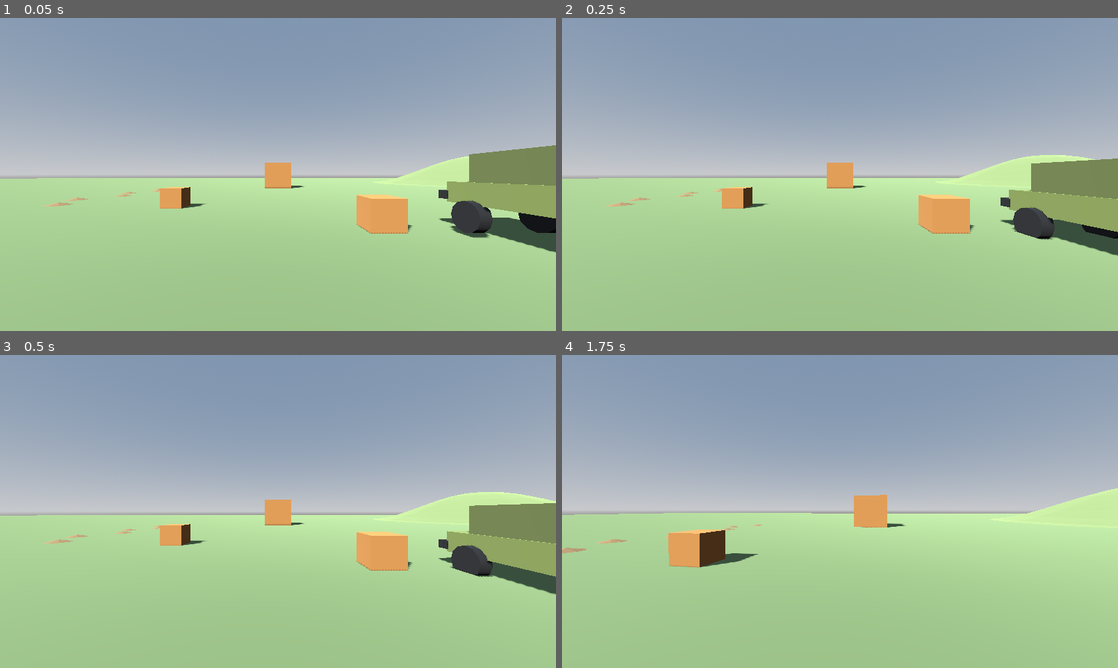
Above: before the commit, frames 1-4 (two rows, left to right).
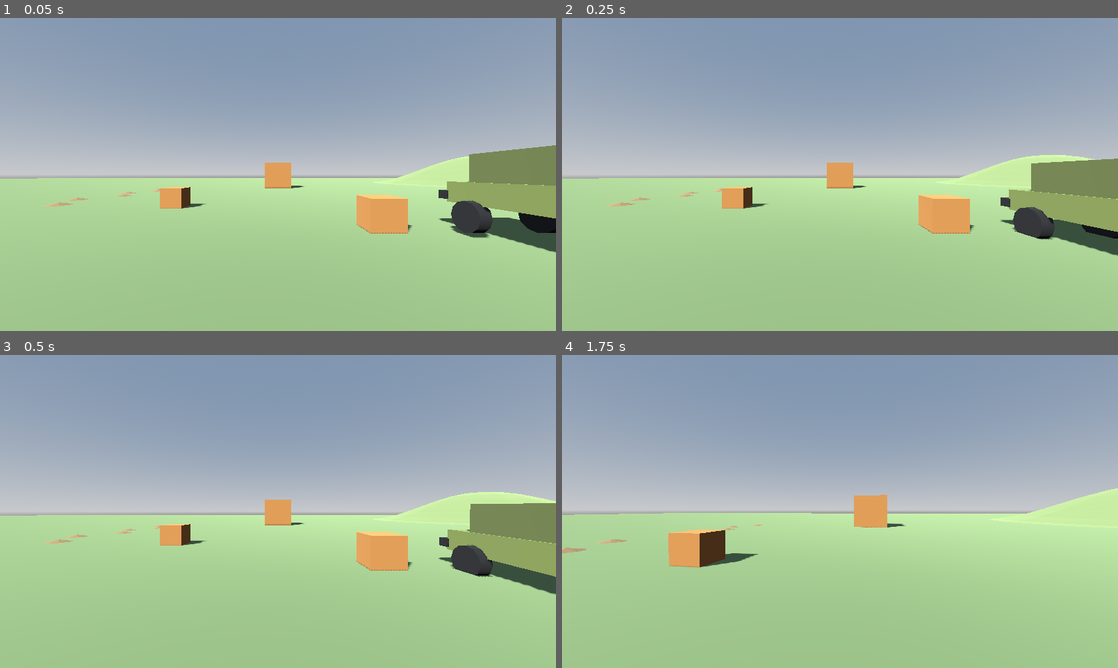
Above: after the commit, the same moments.

Repository: onukodesu/hands-on
Game: Godot game, scene res://scenes/main.tscn
Two runs of this game, one before a commit and one after it. Both use one fixed random seed, a clock stepped at 60 frames per second and the inputs below.
Inputs (mouse positions are in pixels of both pictures, inside the frame that each line leads up to):
- Up to frame 1 (0.05 s): no input
- Up to frame 2 (0.25 s): no input
- Up to frame 3 (0.5 s): no input
- Up to frame 4 (1.75 s): move the mouse to (867, 511) at 0.52 s; hold W (move_forward) from 0.53 s (still down); tap 4 (gear_drive) at 0.6 s; tap Space (jump) at 0.77, 1.52 s; move the mouse to (812, 511) at 1.27 s; tap 3 (gear_neutral) at 1.35 s

The runs differ from the first frame. In frame 2, less than 0.1% of the frame differs, in the area x 79-100%, y 44-71%; in frame 3, 0.3%, in the area x 78-100%, y 47-75%; in frame 4, nothing differs.

Commit message:
Realistic steering, understeer and coasting for the off-road vehicle
- Steering moves at a limited rate (center to full lock in 0.7 s) and returns
  at its own rate; max wheel angle 35° shrinks with speed (~3° at 90 km/h)
- Separate front/rear tire grip with realistic values (0.8/1.0) and a
  front-biased center of mass: the vehicle understeers instead of spinning;
  full-lock turn radius ~10 m at 30 km/h, ~37 m at 60, ~84 m at 90
- Center of mass raised to 0.35: 4-6° body roll out of turns, no rollovers
- Coasting: disable the project's default linear damp (0.1) on the vehicle and
  model rolling resistance and air drag as forces instead of a wheel brake;
  coasting from 30 km/h now lasts ~27 s
- All new tunables in data/vehicles/offroad.tres

Co-Authored-By: Claude Opus 5.5 <noreply@anthropic.com>

Diff:
--- a/data/vehicles/offroad.tres
+++ b/data/vehicles/offroad.tres
@@ -1,11 +1,12 @@
-[gd_resource type="Resource" script_class="VehicleStats" format=3]
+[gd_resource type="Resource" script_class="VehicleStats" format=3 uid="uid://nscsk2cphea4"]
 
-[ext_resource type="Script" path="res://scripts/vehicle/vehicle_stats.gd" id="1_stats"]
+[ext_resource type="Script" uid="uid://dn8iq3xcyi8hh" path="res://scripts/vehicle/vehicle_stats.gd" id="1_stats"]
 
 [resource]
 script = ExtResource("1_stats")
 mass = 1800.0
-center_of_mass_height = 0.0
+center_of_mass_height = 0.35
+center_of_mass_forward = 0.15
 all_wheel_drive = true
 engine_force = 7000.0
 reverse_force = 4000.0
@@ -17,10 +18,12 @@
 brake_force = 50.0
 handbrake_force = 80.0
 park_brake_force = 200.0
-rolling_resistance = 0.4
-max_steer_degrees = 32.0
-steer_speed_degrees = 100.0
-steer_limit_at_max_speed = 0.2
+rolling_resistance = 0.03
+air_drag = 0.8
+max_steer_degrees = 35.0
+steer_speed_degrees = 50.0
+steer_return_speed_degrees = 50.0
+steer_half_angle_speed_kmh = 28.0
 suspension_stiffness = 22.0
 suspension_rest_length = 0.45
 suspension_travel = 0.3
@@ -28,5 +31,6 @@
 damping_compression = 1.2
 damping_relaxation = 2.0
 wheel_radius = 0.42
-wheel_friction_slip = 4.0
+front_friction_slip = 0.8
+rear_friction_slip = 1.0
 wheel_roll_influence = 0.1
--- a/scripts/vehicle/vehicle.gd
+++ b/scripts/vehicle/vehicle.gd
@@ -9,6 +9,8 @@
 enum Gear { PARK, REVERSE, NEUTRAL, DRIVE }
 
 const MS_TO_KMH: float = 3.6
+## Below this speed (m/s) rolling resistance fades out, so a stopped vehicle doesn't jitter.
+const ROLLING_RESISTANCE_FADE_SPEED: float = 0.5
 const GEAR_LETTERS: Dictionary[Gear, String] = {
 	Gear.PARK: "P",
 	Gear.REVERSE: "R",
@@ -54,6 +56,7 @@
 var _steer: float = 0.0
 var _look_yaw: float = 0.0
 var _look_pitch: float = 0.0
+var _gravity: float = ProjectSettings.get_setting("physics/3d/default_gravity")
 
 @onready var _front_wheels: Array[VehicleWheel3D] = [$WheelFrontLeft, $WheelFrontRight]
 @onready var _rear_wheels: Array[VehicleWheel3D] = [$WheelRearLeft, $WheelRearRight]
@@ -135,17 +138,14 @@
 	if brake_pedal > 0.0:
 		# Godot ignores a wheel's brake while it has engine force.
 		engine = 0.0
-	brake_amount = maxf(brake_amount, stats.rolling_resistance)
 
 	# Without a driver the steering wheel stays where it was left.
 	if _driver != null:
-		var speed_ratio: float = clampf(absf(speed_kmh) / stats.max_speed_kmh, 0.0, 1.0)
-		var max_steer: float = deg_to_rad(stats.max_steer_degrees) \
-				* lerpf(1.0, stats.steer_limit_at_max_speed, speed_ratio)
-		_steer = move_toward(_steer, steer_input * max_steer, deg_to_rad(stats.steer_speed_degrees) * delta)
+		_steer = _next_steer(steer_input, speed_kmh, delta)
 
 	var handbrake: float = stats.handbrake_force if _handbrake_on else 0.0
 	_apply_controls(engine, brake_amount, handbrake)
+	_apply_resistance()
 
 
 ## Speed along the vehicle's forward axis; negative when rolling backwards.
@@ -192,10 +192,49 @@
 	return 0.0
 
 
+## Moves the front wheels toward where the driver steers, at a limited rate
+## (like turning a real steering wheel). The reachable angle shrinks with speed.
+func _next_steer(steer_input: float, speed_kmh: float, delta: float) -> float:
+	var speed_ratio: float = absf(speed_kmh) / stats.steer_half_angle_speed_kmh
+	var max_steer: float = deg_to_rad(stats.max_steer_degrees) / (1.0 + speed_ratio * speed_ratio)
+	var target: float = steer_input * max_steer
+	var returning: bool = absf(target) < absf(_steer) or target * _steer < 0.0
+	var rate_degrees: float = stats.steer_return_speed_degrees if returning else stats.steer_speed_degrees
+	return move_toward(_steer, target, deg_to_rad(rate_degrees) * delta)
+
+
+## Rolling resistance and air drag as real forces against the motion.
+## (Godot's built-in linear damping is switched off in _apply_stats.)
+func _apply_resistance() -> void:
+	var velocity: Vector3 = linear_velocity
+	var speed: float = velocity.length()
+	if speed <= 0.0:
+		return
+	var direction: Vector3 = velocity / speed
+	var drag: float = stats.air_drag * speed * speed
+	var rolling: float = 0.0
+	if _any_wheel_on_ground():
+		# Fades in from zero so a stopped vehicle doesn't jitter back and forth.
+		var fade: float = clampf(speed / ROLLING_RESISTANCE_FADE_SPEED, 0.0, 1.0)
+		rolling = stats.rolling_resistance * mass * _gravity * fade
+	apply_central_force(-direction * (drag + rolling))
+
+
+func _any_wheel_on_ground() -> bool:
+	for wheel: VehicleWheel3D in _front_wheels + _rear_wheels:
+		if wheel.is_in_contact():
+			return true
+	return false
+
+
 func _apply_stats() -> void:
 	mass = stats.mass
 	center_of_mass_mode = RigidBody3D.CENTER_OF_MASS_MODE_CUSTOM
-	center_of_mass = Vector3(0.0, stats.center_of_mass_height, 0.0)
+	center_of_mass = Vector3(0.0, stats.center_of_mass_height, stats.center_of_mass_forward)
+	# The project's default damping (0.1) would act like a constant hidden brake;
+	# slowing down is modelled by _apply_resistance() instead.
+	linear_damp_mode = RigidBody3D.DAMP_MODE_REPLACE
+	linear_damp = 0.0
 	for wheel: VehicleWheel3D in _front_wheels + _rear_wheels:
 		wheel.wheel_radius = stats.wheel_radius
 		wheel.wheel_rest_length = stats.suspension_rest_length
@@ -204,15 +243,16 @@
 		wheel.suspension_max_force = stats.suspension_max_force
 		wheel.damping_compression = stats.damping_compression
 		wheel.damping_relaxation = stats.damping_relaxation
-		wheel.wheel_friction_slip = stats.wheel_friction_slip
 		wheel.wheel_roll_influence = stats.wheel_roll_influence
 		var wheel_mesh: CylinderMesh = (wheel.get_node("Mesh") as MeshInstance3D).mesh
 		wheel_mesh.top_radius = stats.wheel_radius
 		wheel_mesh.bottom_radius = stats.wheel_radius
 	for wheel: VehicleWheel3D in _front_wheels:
+		wheel.wheel_friction_slip = stats.front_friction_slip
 		wheel.use_as_steering = true
 		wheel.use_as_traction = stats.all_wheel_drive
 	for wheel: VehicleWheel3D in _rear_wheels:
+		wheel.wheel_friction_slip = stats.rear_friction_slip
 		wheel.use_as_steering = false
 		wheel.use_as_traction = true
 
--- a/scripts/vehicle/vehicle_stats.gd
+++ b/scripts/vehicle/vehicle_stats.gd
@@ -10,7 +10,11 @@
 ## Height of the center of mass relative to the body origin (wheel mount level).
 ## Higher = more body lean outward in turns and easier to flip.
 ## Below about -0.1 the body starts leaning INTO turns, which is unrealistic.
-@export_range(-1.0, 1.0, 0.01, "suffix:m") var center_of_mass_height: float = 0.0
+@export_range(-1.0, 1.0, 0.01, "suffix:m") var center_of_mass_height: float = 0.35
+## Shift of the center of mass toward the front (+) or rear (-).
+## Real SUVs are front-heavy, which makes them push wide in fast turns
+## (understeer) instead of spinning.
+@export_range(-1.0, 1.0, 0.01, "suffix:m") var center_of_mass_forward: float = 0.15
 
 @export_group("Engine")
 ## Drive all four wheels. Off = rear-wheel drive only.
@@ -39,18 +43,26 @@
 @export_range(0.0, 500.0, 1.0) var handbrake_force: float = 80.0
 ## How hard P locks all four wheels.
 @export_range(0.0, 1000.0, 1.0) var park_brake_force: float = 200.0
-## Small constant braking on every wheel (tires, bearings), so a coasting
-## vehicle slowly stops on flat ground.
-@export_range(0.0, 20.0, 0.1) var rolling_resistance: float = 0.4
+
+@export_group("Resistance")
+## Tire rolling resistance: constant slowing force, as a share of the vehicle's
+## weight (0.015 asphalt, 0.03-0.05 off-road tires on dirt).
+@export_range(0.0, 0.3, 0.001) var rolling_resistance: float = 0.03
+## Air drag: slowing force = this × speed² (speed in m/s).
+## Roughly 0.5 × air density × drag coefficient × frontal area.
+@export_range(0.0, 5.0, 0.01, "suffix:N·s²/m²") var air_drag: float = 0.8
 
 @export_group("Steering")
-## Maximum angle of the front wheels at low speed.
-@export_range(5.0, 60.0, 0.5, "suffix:°") var max_steer_degrees: float = 32.0
-## How fast the front wheels turn, degrees per second.
-@export_range(10.0, 720.0, 5.0, "suffix:°/s") var steer_speed_degrees: float = 100.0
-## Share of the maximum steering angle left at top speed (1 = no limit).
-## Keeps the vehicle from flipping in fast turns.
-@export_range(0.05, 1.0, 0.01) var steer_limit_at_max_speed: float = 0.2
+## Maximum angle of the front wheels when standing still.
+@export_range(5.0, 60.0, 0.5, "suffix:°") var max_steer_degrees: float = 35.0
+## How fast the wheels turn away from center, degrees per second
+## (35° in 0.7 s = 50°/s).
+@export_range(5.0, 720.0, 1.0, "suffix:°/s") var steer_speed_degrees: float = 50.0
+## How fast the wheels return toward center, degrees per second.
+@export_range(5.0, 720.0, 1.0, "suffix:°/s") var steer_return_speed_degrees: float = 50.0
+## Speed at which the maximum steering angle is halved. Above it the angle
+## keeps shrinking: at 3× this speed only a tenth of the angle is left.
+@export_range(5.0, 200.0, 0.5, "suffix:km/h") var steer_half_angle_speed_kmh: float = 28.0
 
 @export_group("Suspension")
 ## Spring stiffness. Lower = softer, the body sways more.
@@ -69,7 +81,10 @@
 @export_group("Wheels")
 ## Wheel radius (also resizes the wheel model).
 @export_range(0.2, 1.2, 0.01, "suffix:m") var wheel_radius: float = 0.42
-## Tire grip. Lower = slides more, higher = grips but rolls over easier.
-@export_range(0.5, 20.0, 0.1) var wheel_friction_slip: float = 4.0
+## Grip of the front tires. Lower than the rear = the front slides first
+## in fast turns (understeer, safe), higher = the rear slides first (spin).
+@export_range(0.5, 20.0, 0.1) var front_friction_slip: float = 0.8
+## Grip of the rear tires.
+@export_range(0.5, 20.0, 0.1) var rear_friction_slip: float = 1.0
 ## How much side forces tilt the body. 0 = never rolls, 1 = realistic and easy to flip.
 @export_range(0.0, 1.0, 0.01) var wheel_roll_influence: float = 0.1
